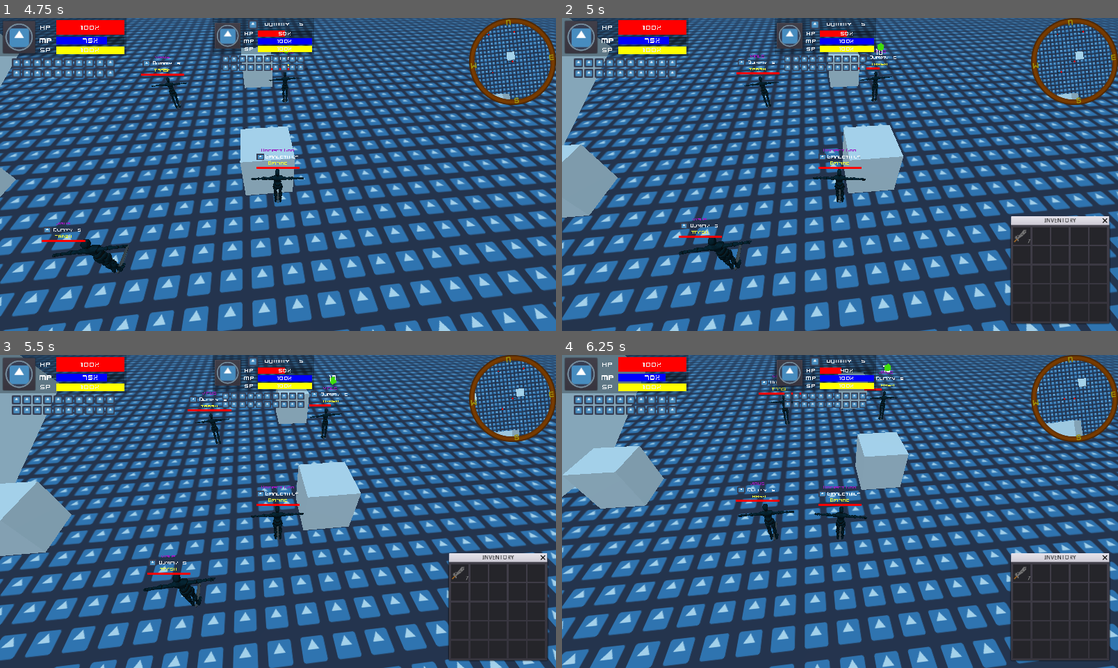
Above: before the commit, frames 1-4 (two rows, left to right).
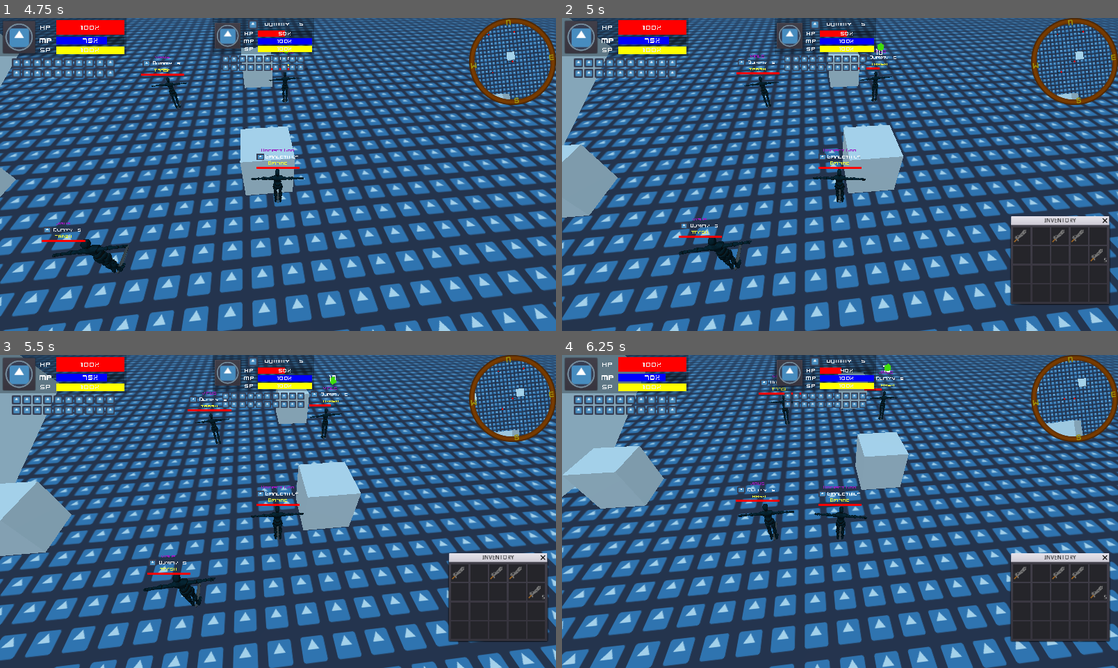
Above: after the commit, the same moments.

Repository: Emaleth/Aether_client
Game: Godot game, scene res://src/world/World.tscn
Two runs of this game, one before a commit and one after it. Both use one fixed random seed, a clock stepped at 60 frames per second and the inputs below. The engine's default icon, where the game draws it, is replaced by a stand-in: a white triangle on a blue panel in a dark square.
Inputs (mouse positions are in pixels of both pictures, inside the frame that each line leads up to):
- Up to frame 1 (4.75 s): move the mouse to (400, 158) at 0.52 s; hold D (move_right) 0.53-1.25 s; tap Tab (next_target) at 0.6 s; click (400, 158) at 0.67 s; tap Space (jump) at 0.77, 3.77, 4.52 s; drag from (166, 190) to (250, 237) at 1.27 s; click (16, 36) at 2.02 s; move the mouse to (333, 105) at 2.77 s; hold D (move_right) 2.78-3.53 s; hold Right mouse button (secondary_action) 2.78-3.53 s; click (333, 105) at 2.92 s; move the mouse to (272, 180) at 3.52 s; hold W (move_forward) 3.53-4.28 s; tap Mouse wheel up (zoom_in) at 3.6 s; click (272, 180) at 3.67 s; move the mouse to (444, 221) at 4.27 s; hold A (move_left) from 4.28 s (still down); tap Mouse wheel down (zoom_out) at 4.35 s; click (444, 221) at 4.42 s
- Up to frame 2 (5 s): keep holding A (move_left); tap I (inventory) at 4.9 s
- Up to frame 3 (5.5 s): release A (move_left) at 5 s; drag from (111, 464) to (194, 433) at 5.02 s
- Up to frame 4 (6.25 s): move the mouse to (867, 511) at 5.77 s; hold S (move_backward) from 5.78 s (still down); hold Middle mouse button (pan) from 5.78 s (still down); click (867, 511) at 5.92 s

Frame 1 is identical in both runs. In frame 2, 1.1% of the frame differs, in the area x 80-99%, y 67-98%; in frame 3, 1.1%; in frame 4, 1.1%.

Commit message:
inventory drag & drop

Diff:
--- a/src/actors/player/Player.gd
+++ b/src/actors/player/Player.gd
@@ -1,7 +1,7 @@
 extends "res://src/actors/Actor.gd"
 
 onready var minimap_camera_remote_transform : RemoteTransform = $MiniMapCameraRT
-
+var inv_slot_num = 20
 
 func _ready() -> void:
 	statistics.name = "Emaleth"
@@ -18,7 +18,9 @@
 	connect("res_mod", $GUI, "update_gui", [resources])
 	load_eq()
 	connect("target_lost", self, "loose_target_ui")
+	make_inv()
 	get_test_items()
+	$GUI.configure_inv(inventory)
 
 func _process(delta: float) -> void:
 	get_input()
@@ -66,6 +68,17 @@
 		$GUI.get_target_info(target, false)
 
 func get_test_items():
-	var td = {"quantity" : 7}
-	inventory["00001"] = td
-	$GUI.configure_inv(inventory)
+	inventory[0].item = "00001"
+	inventory[2].item = "00001"
+	inventory[3].item = "00001"
+	inventory[9].item = "00001"
+	inventory[9].quantity = 5
+
+
+func make_inv():
+	for i in inv_slot_num:
+#		print(i)
+		var slot_construct = {"item" : "",
+							"quantity" : 0,
+							"slot_node" : null}
+		inventory[i] = slot_construct
--- a/src/gui/w_base/inventory/Inventory.gd
+++ b/src/gui/w_base/inventory/Inventory.gd
@@ -1,5 +1,18 @@
 extends WindowDialog
 
+onready var slot_grid = $MarginContainer/grid
+onready var slot_path = preload("res://src/gui/w_base/slot/Slot.tscn")
+
+var source_slot = {
+	"slot" : null,
+	"item" : "",
+	"quantity" : 0,
+}
+var target_slot = {
+	"slot" : null,
+	"item" : "",
+	"quantity" : 0,
+}
 
 func _ready() -> void:
 	window_title = tr("00012")
@@ -9,8 +22,12 @@
 	rect_size = $MarginContainer.rect_size
 
 func conf(inv : Dictionary):
-	var slot_index = 0
 	for i in inv:
-		var slot = $MarginContainer/materials.get_child(slot_index)
-		slot.conf(i, inv.get(i).quantity)
-		slot_index += 1
+#		print(i)
+		var new_slot = slot_path.instance()
+		slot_grid.add_child(new_slot)
+		inv.get(i).slot_node = new_slot
+		new_slot.conf(self, inv.get(i).item, inv.get(i).quantity)
+
+func can_drop_data(position: Vector2, data) -> bool:
+	return false
--- a/src/gui/w_base/inventory/Inventory.tscn
+++ b/src/gui/w_base/inventory/Inventory.tscn
@@ -1,9 +1,9 @@
-[gd_scene load_steps=3 format=2]
+[gd_scene load_steps=2 format=2]
 
 [ext_resource path="res://src/gui/w_base/inventory/Inventory.gd" type="Script" id=1]
-[ext_resource path="res://src/gui/w_base/slot/Slot.tscn" type="PackedScene" id=2]
 
 [node name="Inventory" type="WindowDialog"]
+visible = true
 anchor_right = 1.0
 anchor_bottom = 1.0
 margin_left = 433.0
@@ -22,6 +22,7 @@
 anchor_bottom = 1.0
 margin_right = -3.0
 margin_bottom = -7.0
+mouse_filter = 2
 custom_constants/margin_right = 5
 custom_constants/margin_top = 5
 custom_constants/margin_left = 5
@@ -30,141 +31,12 @@
 "_edit_use_anchors_": false
 }
 
-[node name="materials" type="GridContainer" parent="MarginContainer"]
+[node name="grid" type="GridContainer" parent="MarginContainer"]
 margin_left = 5.0
 margin_top = 5.0
 margin_right = 331.0
 margin_bottom = 221.0
+mouse_filter = 2
 columns = 5
 
-[node name="Slot" parent="MarginContainer/materials" instance=ExtResource( 2 )]
-
-[node name="Slot2" parent="MarginContainer/materials" instance=ExtResource( 2 )]
-margin_left = 44.0
-margin_right = 84.0
-
-[node name="Slot3" parent="MarginContainer/materials" instance=ExtResource( 2 )]
-margin_left = 88.0
-margin_right = 128.0
-
-[node name="Slot4" parent="MarginContainer/materials" instance=ExtResource( 2 )]
-margin_left = 132.0
-margin_right = 172.0
-
-[node name="Slot5" parent="MarginContainer/materials" instance=ExtResource( 2 )]
-margin_left = 176.0
-margin_right = 216.0
-
-[node name="Slot6" parent="MarginContainer/materials" instance=ExtResource( 2 )]
-margin_top = 44.0
-margin_bottom = 84.0
-
-[node name="Slot7" parent="MarginContainer/materials" instance=ExtResource( 2 )]
-margin_left = 44.0
-margin_top = 44.0
-margin_right = 84.0
-margin_bottom = 84.0
-
-[node name="Slot8" parent="MarginContainer/materials" instance=ExtResource( 2 )]
-margin_left = 88.0
-margin_top = 44.0
-margin_right = 128.0
-margin_bottom = 84.0
-
-[node name="Slot9" parent="MarginContainer/materials" instance=ExtResource( 2 )]
-margin_left = 132.0
-margin_top = 44.0
-margin_right = 172.0
-margin_bottom = 84.0
-
-[node name="Slot10" parent="MarginContainer/materials" instance=ExtResource( 2 )]
-margin_left = 176.0
-margin_top = 44.0
-margin_right = 216.0
-margin_bottom = 84.0
-
-[node name="Slot11" parent="MarginContainer/materials" instance=ExtResource( 2 )]
-margin_top = 88.0
-margin_bottom = 128.0
-
-[node name="Slot12" parent="MarginContainer/materials" instance=ExtResource( 2 )]
-margin_left = 44.0
-margin_top = 88.0
-margin_right = 84.0
-margin_bottom = 128.0
-
-[node name="Slot13" parent="MarginContainer/materials" instance=ExtResource( 2 )]
-margin_left = 88.0
-margin_top = 88.0
-margin_right = 128.0
-margin_bottom = 128.0
-
-[node name="Slot14" parent="MarginContainer/materials" instance=ExtResource( 2 )]
-margin_left = 132.0
-margin_top = 88.0
-margin_right = 172.0
-margin_bottom = 128.0
-
-[node name="Slot15" parent="MarginContainer/materials" instance=ExtResource( 2 )]
-margin_left = 176.0
-margin_top = 88.0
-margin_right = 216.0
-margin_bottom = 128.0
-
-[node name="Slot16" parent="MarginContainer/materials" instance=ExtResource( 2 )]
-margin_top = 132.0
-margin_bottom = 172.0
-
-[node name="Slot17" parent="MarginContainer/materials" instance=ExtResource( 2 )]
-margin_left = 44.0
-margin_top = 132.0
-margin_right = 84.0
-margin_bottom = 172.0
-
-[node name="Slot18" parent="MarginContainer/materials" instance=ExtResource( 2 )]
-margin_left = 88.0
-margin_top = 132.0
-margin_right = 128.0
-margin_bottom = 172.0
-
-[node name="Slot19" parent="MarginContainer/materials" instance=ExtResource( 2 )]
-margin_left = 132.0
-margin_top = 132.0
-margin_right = 172.0
-margin_bottom = 172.0
-
-[node name="Slot20" parent="MarginContainer/materials" instance=ExtResource( 2 )]
-margin_left = 176.0
-margin_top = 132.0
-margin_right = 216.0
-margin_bottom = 172.0
-
-[node name="Slot21" parent="MarginContainer/materials" instance=ExtResource( 2 )]
-margin_top = 176.0
-margin_bottom = 216.0
-
-[node name="Slot22" parent="MarginContainer/materials" instance=ExtResource( 2 )]
-margin_left = 44.0
-margin_top = 176.0
-margin_right = 84.0
-margin_bottom = 216.0
-
-[node name="Slot23" parent="MarginContainer/materials" instance=ExtResource( 2 )]
-margin_left = 88.0
-margin_top = 176.0
-margin_right = 128.0
-margin_bottom = 216.0
-
-[node name="Slot24" parent="MarginContainer/materials" instance=ExtResource( 2 )]
-margin_left = 132.0
-margin_top = 176.0
-margin_right = 172.0
-margin_bottom = 216.0
-
-[node name="Slot25" parent="MarginContainer/materials" instance=ExtResource( 2 )]
-margin_left = 176.0
-margin_top = 176.0
-margin_right = 216.0
-margin_bottom = 216.0
-
 [connection signal="sort_children" from="MarginContainer" to="." method="_on_MarginContainer_sort_children"]
--- a/src/gui/w_base/slot/Slot.gd
+++ b/src/gui/w_base/slot/Slot.gd
@@ -2,6 +2,7 @@
 
 var item_uid : String
 var quantity : int
+var inventory = null
 
 onready var texture = $TextureRect
 onready var q_label = $Label
@@ -9,21 +10,22 @@
 func _ready() -> void:
 	q_label.text = ""
 
-func conf(item, q = 1):
+func conf(inv = null, item = "", q = 1):
+	if inv:
+		inventory = inv
 	item_uid = item
 	quantity = q
 	if item_uid:
 		texture.texture = load("res://previews/%s.png" % item)
 		hint_tooltip = "wierd fuckery"
-
-		if q > 1:
-			q_label.text = str(q)
-		else:
-			q_label.text = ""
 	else:
 		texture.texture = null
 		hint_tooltip = ""
-		q_label.hide()
+
+	if q > 1:
+		q_label.text = str(q)
+	else:
+		q_label.text = ""
 
 
 func _make_custom_tooltip(for_text):
@@ -33,3 +35,24 @@
 	#	tooltip.description = item_description
 	#	tooltip.stats = item_stats
 		return tooltip
+
+func get_drag_data(position: Vector2):
+	inventory.source_slot["slot"] = self
+	inventory.source_slot["item"] = item_uid
+	inventory.source_slot["quantity"] = quantity
+
+	return inventory.source_slot
+
+func can_drop_data(position: Vector2, data) -> bool:
+	return true
+
+func drop_data(position: Vector2, data) -> void:
+	inventory.target_slot["slot"] = self
+	inventory.target_slot["item"] = item_uid
+	inventory.target_slot["quantity"] = quantity
+
+	swap()
+
+func swap():
+	inventory.source_slot["slot"].conf(null, inventory.target_slot["item"], inventory.target_slot["quantity"])
+	inventory.target_slot["slot"].conf(null, inventory.source_slot["item"], inventory.source_slot["quantity"])
